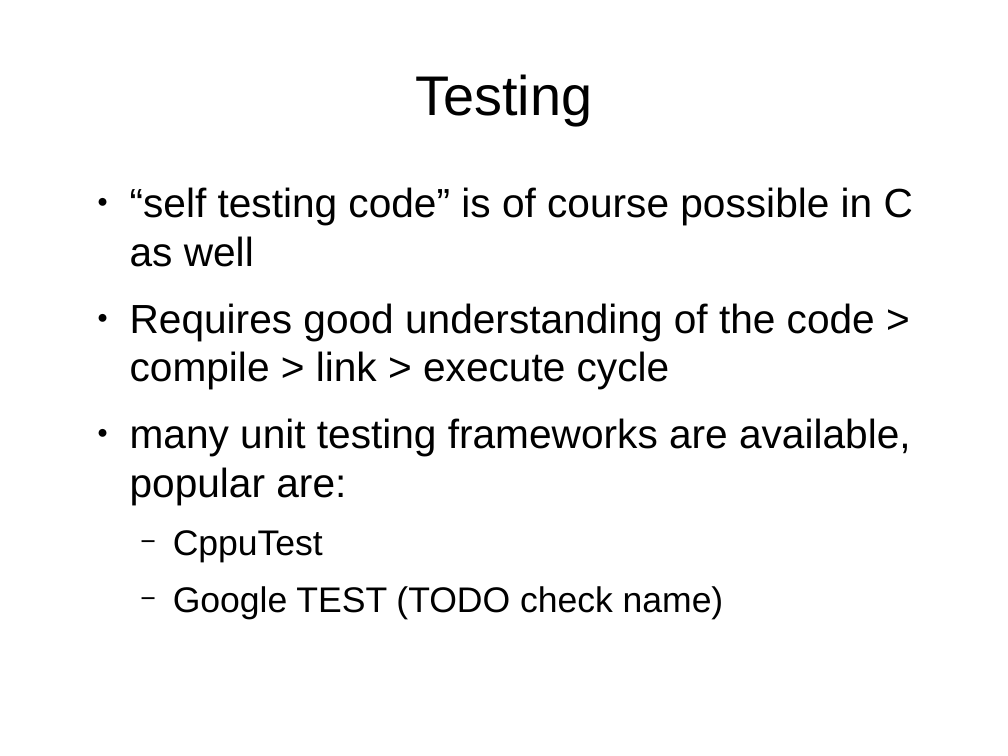
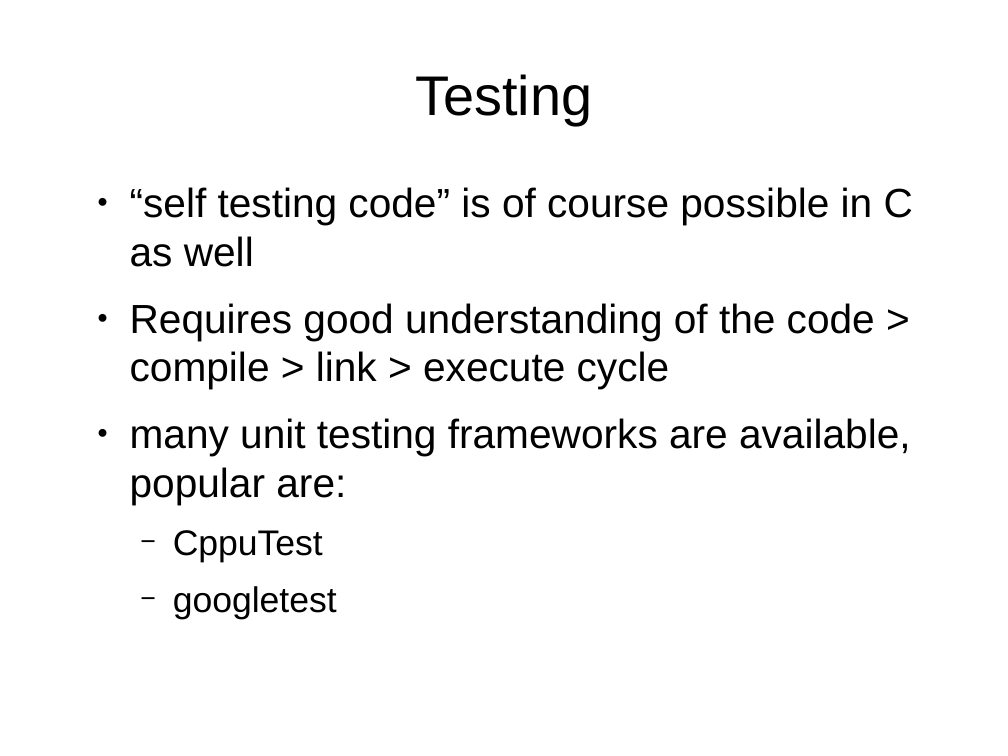
Before and after one commit to samba2/modern_c, a slide deck: slide 33 of modern_c.odp. Drawn at 1008x756 pixels with LibreOffice and Linux fonts; fonts in the diff are those of the drawing. Boxes give left, top, right and bottom in pixels: in the first picture for what was removed or moved away, otherwise in the second. Text is boxed around its words. In the diff, an @@ line names an element or a change of style, - is before the commit and + after.

```diff
--- a/modern_c.odp
+++ b/modern_c.odp
@@ text at (173, 586, 337, 619): text changed @@
-  − Google TEST (TODO check name)
+  − googletest
```
Also in this commit, not shown: 4 other slides changed.
